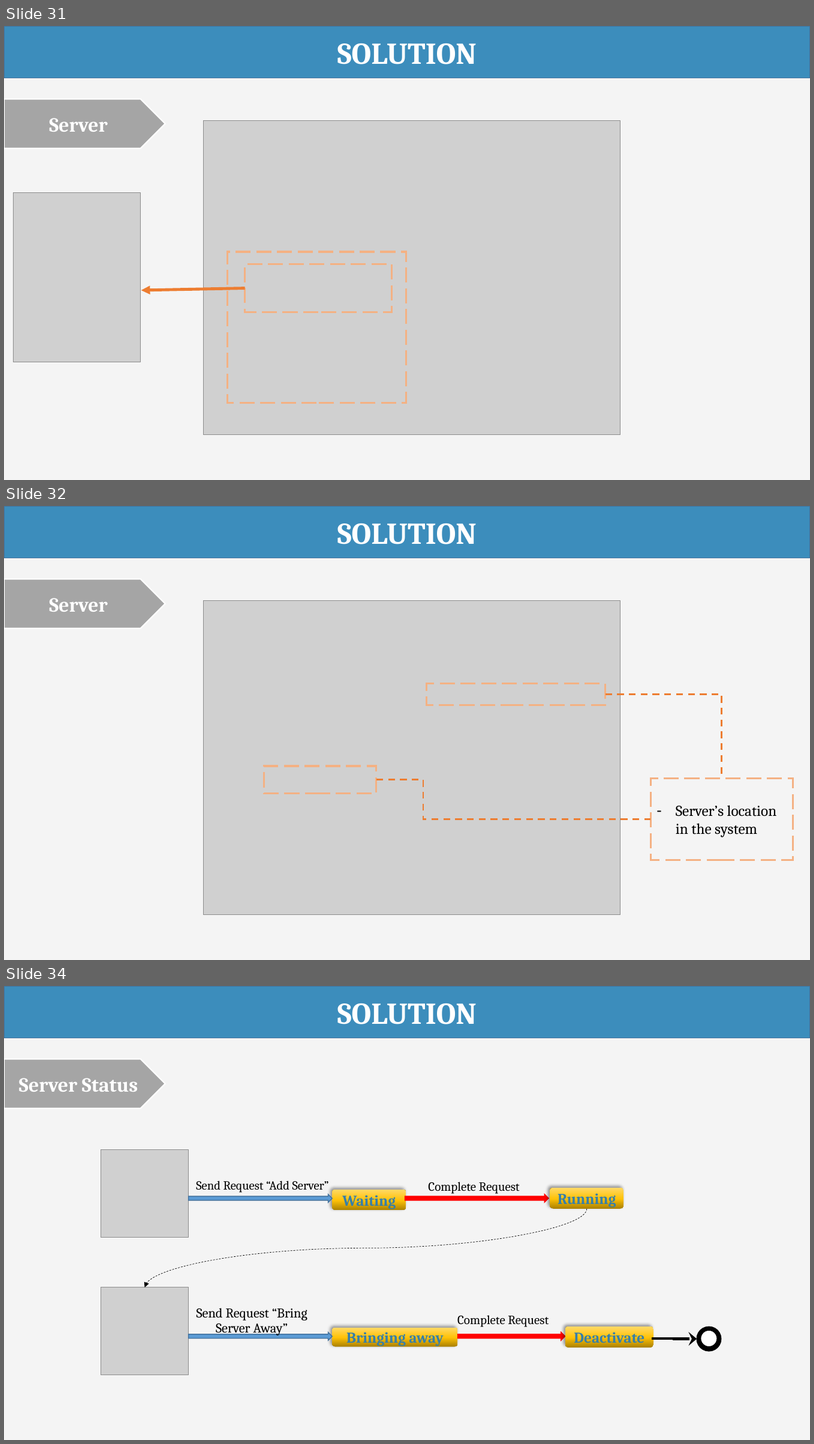
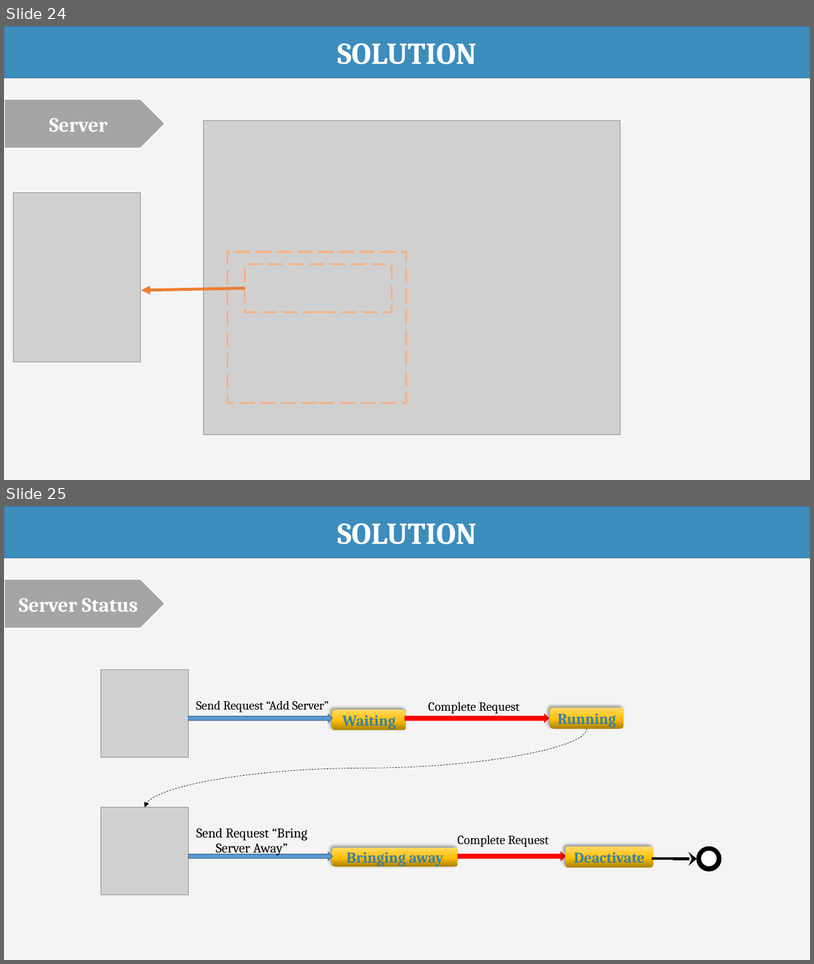
Before and after one commit to haltt051093/IMS-datacenter, a slide deck: Document/Presentation/IMS_20160409_Presentation_Trial.pptx. Shown one above the other, each under a label of ours: slides 31, 32 and 34 before the commit, slides 24 and 25 after it; the slides between them are not shown. The pictures are 814x1444 and 814x964 pixels, drawn with LibreOffice and Linux fonts; fonts in the diff are those of the drawing; grey boxes stand for pictures. Boxes give left, top, right and bottom in pixels: in the first picture for what was removed or moved away, otherwise in the second. Text is boxed around its words. In the diff, an @@ line names an element or a change of style, - is before the commit and + after.

```diff
--- a/Document/Presentation/IMS_20160409_Presentation_Trial.pptx
+++ b/Document/Presentation/IMS_20160409_Presentation_Trial.pptx
@@ slide 32 removed at box(4, 506, 810, 960), background #F4F4F4 @@
@@ rectangle removed at box(4, 506, 810, 558) @@
-SOLUTION
@@ pentagon arrow removed at box(4, 579, 165, 629) @@
-Server
@@ picture removed at box(204, 600, 620, 914) @@
@@ rectangle removed at box(427, 683, 606, 705) @@
@@ elbow line removed from (606, 694) to (722, 778) @@
@@ rectangle removed at box(264, 766, 377, 793) @@
@@ elbow line removed from (377, 780) to (651, 819) @@
@@ rectangle removed at box(651, 778, 794, 860) @@
-– Server’s location in the system
@@ what was slide 31 is now slide 24 @@
@@ what was slide 34 is now slide 25 @@
```
Also in this commit, not shown: 1 slide changed, 9 other slides removed, 3 other files.
